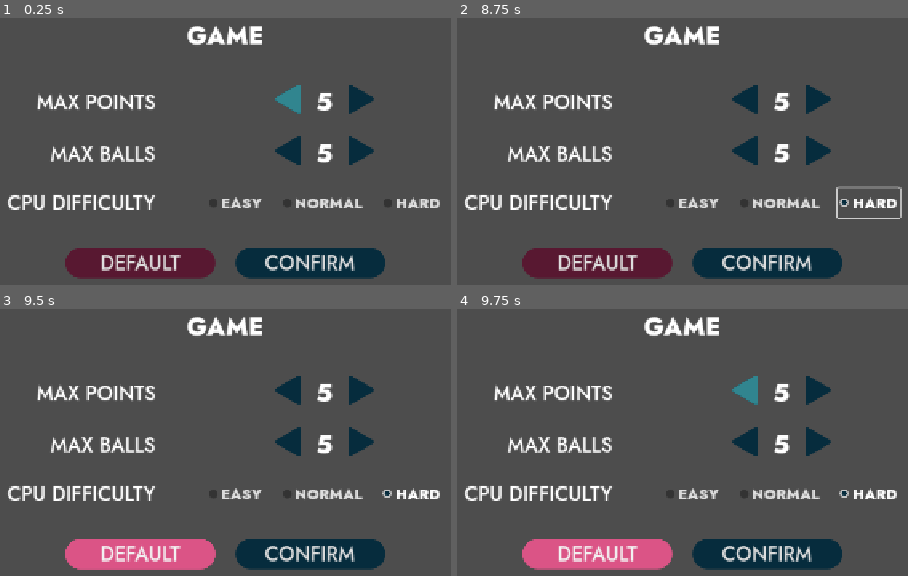
Above: before the commit, frames 1-4 (two rows, left to right).
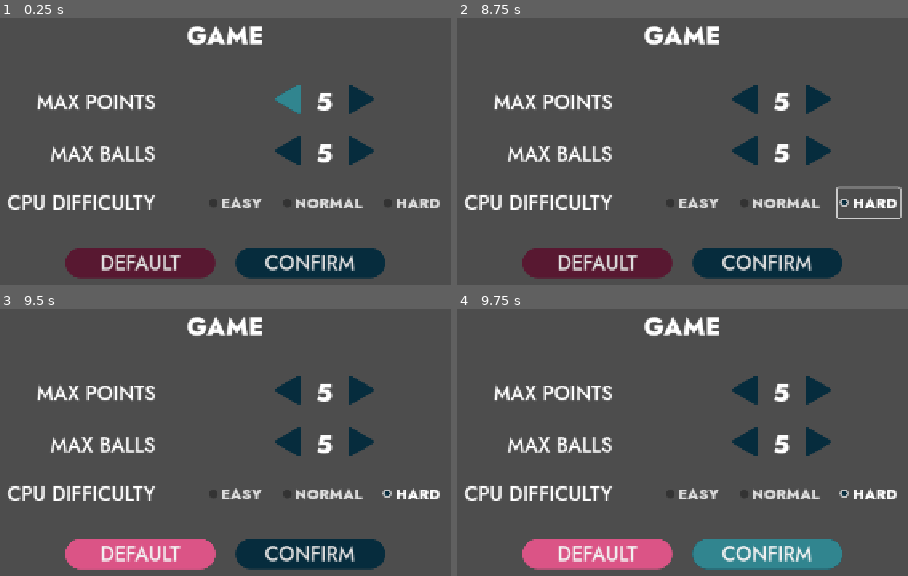
Above: after the commit, the same moments.

Repository: cf-Le3/pong-plus
Game: Godot game, scene res://menus/settings/game_settings/game_settings.tscn
The game is run twice, just before and just after one commit, with the same random seed, the same clock (stepped at 60 frames per second) and the same inputs. This scene is started directly instead of the project's main scene.
Inputs (mouse positions are in pixels of both pictures, inside the frame that each line leads up to):
- Up to frame 1 (0.25 s): no input
- Up to frame 2 (8.75 s): click "EASY" at 0.5 s; click "EASY" at 1.25 s; click "NORMAL" at 2 s; click "NORMAL" at 2.75 s; click "CONFIRM" at 3.5 s; click "CONFIRM" at 4.25 s; click (745, 100) at 5 s; click (817, 100) at 5.75 s; click (745, 154) at 6.5 s; click (817, 154) at 7.25 s; click "HARD" at 8 s
- Up to frame 3 (9.5 s): click "DEFAULT" at 8.75 s
- Up to frame 4 (9.75 s): tap Enter at 9.5 s; hold Up (ui_up) from 9.53 s (still down); hold Down (down_player2) from 9.53 s (still down)

Frames 1-3 are identical in both runs. In frame 4, 3.9% of the frame differs, in the area x 52-86%, y 25-98%.

Commit message:
Update focus neighbors

Diff:
--- a/Pong Plus/menus/settings/game_settings/game_settings.tscn
+++ b/Pong Plus/menus/settings/game_settings/game_settings.tscn
@@ -63,7 +63,7 @@
 focus_neighbor_left = NodePath(".")
 focus_neighbor_top = NodePath("../../../../HBoxContainer/ConfirmButton")
 focus_neighbor_right = NodePath("../PointsButtonR")
-focus_neighbor_bottom = NodePath("../../../HBoxContainer/BallsButtonL")
+focus_neighbor_bottom = NodePath("../../../BallsControls/HBoxContainer/BallsButtonL")
 texture_normal = ExtResource("3_7wr6i")
 texture_pressed = ExtResource("4_3unct")
 texture_hover = ExtResource("4_3unct")
@@ -83,7 +83,7 @@
 focus_neighbor_left = NodePath("../PointsButtonL")
 focus_neighbor_top = NodePath("../../../../HBoxContainer/ConfirmButton")
 focus_neighbor_right = NodePath(".")
-focus_neighbor_bottom = NodePath("../../../HBoxContainer/BallsButtonR")
+focus_neighbor_bottom = NodePath("../../../BallsControls/HBoxContainer/BallsButtonR")
 texture_normal = ExtResource("5_bdek5")
 texture_pressed = ExtResource("6_2xgd5")
 texture_hover = ExtResource("6_2xgd5")
@@ -109,7 +109,7 @@
 focus_neighbor_left = NodePath(".")
 focus_neighbor_top = NodePath("../../../PointsControls/HBoxContainer/PointsButtonL")
 focus_neighbor_right = NodePath("../BallsButtonR")
-focus_neighbor_bottom = NodePath("../ConfirmButton")
+focus_neighbor_bottom = NodePath("../../../DifficultyControls/NormalButton")
 texture_normal = ExtResource("3_7wr6i")
 texture_pressed = ExtResource("4_3unct")
 texture_hover = ExtResource("4_3unct")
@@ -129,7 +129,7 @@
 focus_neighbor_left = NodePath("../BallsButtonL")
 focus_neighbor_top = NodePath("../../../PointsControls/HBoxContainer/PointsButtonR")
 focus_neighbor_right = NodePath(".")
-focus_neighbor_bottom = NodePath("../ConfirmButton")
+focus_neighbor_bottom = NodePath("../../../DifficultyControls/NormalButton")
 texture_normal = ExtResource("5_bdek5")
 texture_pressed = ExtResource("6_2xgd5")
 texture_hover = ExtResource("6_2xgd5")
@@ -148,18 +148,30 @@
 
 [node name="EasyButton" type="CheckBox" parent="MarginContainer/VBoxContainer/GridContainer/DifficultyControls"]
 layout_mode = 2
+focus_neighbor_left = NodePath("../HardButton")
+focus_neighbor_top = NodePath("../../BallsControls/HBoxContainer/BallsButtonL")
+focus_neighbor_right = NodePath("../NormalButton")
+focus_neighbor_bottom = NodePath("../../../HBoxContainer/ConfirmButton")
 theme = ExtResource("2_4iu0o")
 button_group = ExtResource("8_7wr6i")
 text = "EASY"
 
 [node name="NormalButton" type="CheckBox" parent="MarginContainer/VBoxContainer/GridContainer/DifficultyControls"]
 layout_mode = 2
+focus_neighbor_left = NodePath("../EasyButton")
+focus_neighbor_top = NodePath("../../BallsControls/HBoxContainer/BallsButtonL")
+focus_neighbor_right = NodePath("../HardButton")
+focus_neighbor_bottom = NodePath("../../../HBoxContainer/ConfirmButton")
 theme = ExtResource("2_4iu0o")
 button_group = ExtResource("8_7wr6i")
 text = "NORMAL"
 
 [node name="HardButton" type="CheckBox" parent="MarginContainer/VBoxContainer/GridContainer/DifficultyControls"]
 layout_mode = 2
+focus_neighbor_left = NodePath("../NormalButton")
+focus_neighbor_top = NodePath("../../BallsControls/HBoxContainer/BallsButtonR")
+focus_neighbor_right = NodePath("../EasyButton")
+focus_neighbor_bottom = NodePath("../../../HBoxContainer/ConfirmButton")
 theme = ExtResource("2_4iu0o")
 button_group = ExtResource("8_7wr6i")
 text = "HARD"
@@ -174,7 +186,7 @@
 custom_minimum_size = Vector2(240, 0)
 layout_mode = 2
 focus_neighbor_left = NodePath("../ConfirmButton")
-focus_neighbor_top = NodePath("../BallsButtonL")
+focus_neighbor_top = NodePath("../../GridContainer/DifficultyControls/NormalButton")
 focus_neighbor_right = NodePath("../ConfirmButton")
 focus_neighbor_bottom = NodePath("../../GridContainer/PointsControls/HBoxContainer/PointsButtonL")
 theme = ExtResource("7_tn3w7")
@@ -186,9 +198,9 @@
 custom_minimum_size = Vector2(240, 0)
 layout_mode = 2
 focus_neighbor_left = NodePath("../DefaultButton")
-focus_neighbor_top = NodePath("../BallsButtonR")
+focus_neighbor_top = NodePath("../../GridContainer/DifficultyControls/NormalButton")
 focus_neighbor_right = NodePath("../DefaultButton")
-focus_neighbor_bottom = NodePath("../../GridContainer/PointsControls/HBoxContainer/PointsButtonR")
+focus_neighbor_bottom = NodePath("../../GridContainer/PointsControls/HBoxContainer/PointsButtonL")
 theme = ExtResource("8_qkoji")
 text = "CONFIRM"
 
